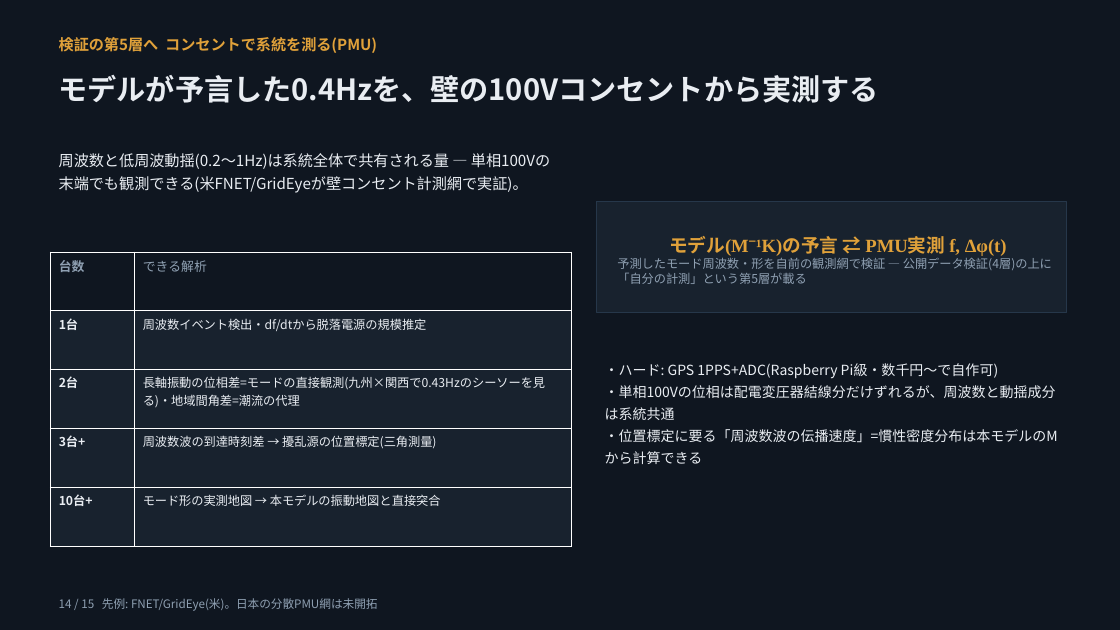
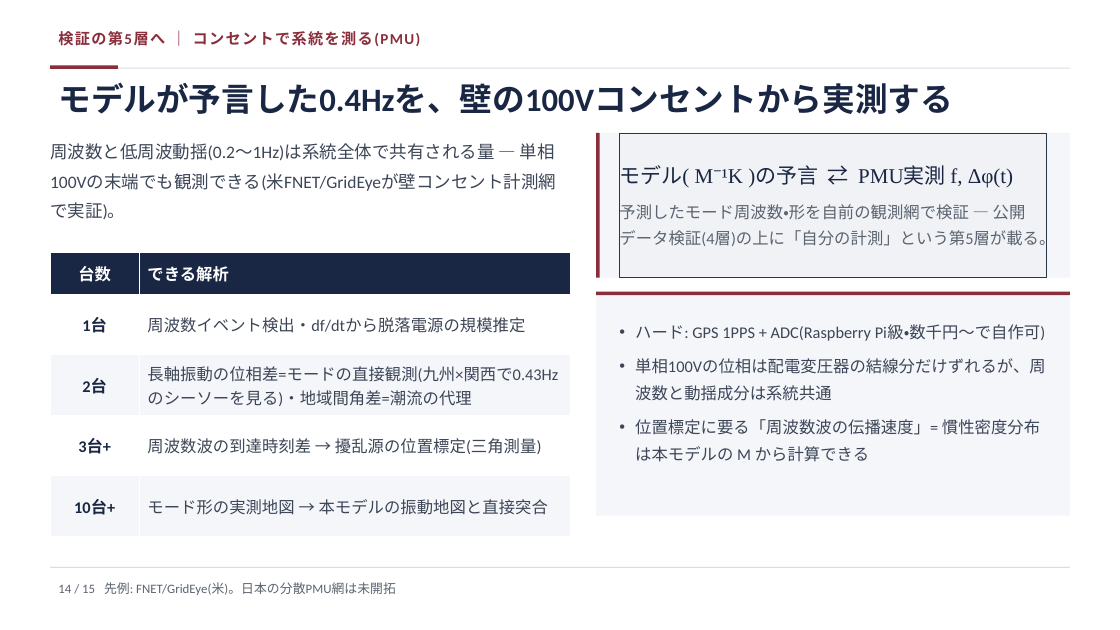
Before and after one commit to lutelute/All-Japan-Grid, a slide deck: slide 14 of docs/slides/AGJ_dynamics_2026-08-17_genspark.pptx. Drawn at 1120x630 pixels with LibreOffice and Linux fonts; fonts in the diff are those of the drawing. Boxes give left, top, right and bottom in pixels: in the first picture for what was removed or moved away, otherwise in the second. Text is boxed around its words. In the diff, an @@ line names an element or a change of style, - is before the commit and + after.

```diff
--- a/docs/slides/AGJ_dynamics_2026-08-17_genspark.pptx
+++ b/docs/slides/AGJ_dynamics_2026-08-17_genspark.pptx
@@ rectangle removed at <box>0,0,1120,630</box> @@
@@ text at <box>58,31,421,46</box>: text changed; font Noto Sans CJK JP to Calibri; text colour #E0A13A to #8A2E3B @@
-検証の第5層へ コンセントで系統を測る(PMU)
+検証の第5層へ ｜ コンセントで系統を測る(PMU)
@@ text "モデルが予言した0.4Hzを、壁の100Vコンセントから実測する": place and size @@
-text "モデルが予言した0.4Hzを、壁の100Vコンセントから実測する" at <box>59,75,879,103</box>
+text "モデルが予言した0.4Hzを、壁の100Vコンセントから実測する" at <box>58,82,952,114</box>
@@ text "モデルが予言した0.4Hzを、壁の100Vコンセントから実測する" at <box>58,82,952,114</box>: size 25 to 28 pt, font Noto Sans CJK JP to Calibri, text colour #E9EDF2 to #1A2744; line spacing 1.25 to 1 @@
@@ rectangle added at <box>50,68,1070,69</box>, fill #D8DEE7 @@
@@ rectangle added at <box>50,66,118,69</box>, fill #8A2E3B @@
@@ text "周波数と低周波動揺(0.2〜1Hz)は系統全体で共有される量 — 単相100Vの末端でも観測できる(米FNET/Grid ...": place and size @@
-text "周波数と低周波動揺(0.2〜1Hz)は系統全体で共有される量 — 単相100Vの末端でも観測できる(米FNET/Grid ..." at <box>59,153,550,193</box>
+text "周波数と低周波動揺(0.2〜1Hz)は系統全体で共有される量 — 単相100Vの末端でも観測できる(米FNET/Grid ..." at <box>50,143,556,219</box>
@@ text "周波数と低周波動揺(0.2〜1Hz)は系統全体で共有される量 — 単相100Vの末端でも観測できる(米FNET/Grid ..." at <box>50,143,556,219</box>: size 13 to 15 pt, font Noto Sans CJK JP to Calibri, text colour #E9EDF2 to #3D4657; line spacing 1.25 to 1.4 @@
@@ rectangle added at <box>597,133,1070,277</box>, fill #F4F6FA @@
@@ rectangle added at <box>597,133,600,277</box>, fill #8A2E3B @@
@@ rectangle "モデル( M⁻¹K )の予言 ⇄ PMU実測 ...": place and size @@
-rectangle "モデル( M⁻¹K )の予言 ⇄ PMU実測 ..." at <box>597,202,1067,313</box>
+rectangle "モデル( M⁻¹K )の予言 ⇄ PMU実測 ..." at <box>620,133,1047,277</box>
@@ rectangle "モデル( M⁻¹K )の予言 ⇄ PMU実測 ..." at <box>620,133,1047,277</box>: fill #18222E to #F0F2F5 @@
@@ text in rectangle at <box>619,162,1055,250</box>: text changed; size 10.5 to 14 pt; font Noto Sans CJK JP to Calibri; text colour #8FA0B2 to #5B6470 @@
-モデル(M⁻¹K)の予言 ⇄ PMU実測 f, Δφ(t)
-予測したモード周波数・形を自前の観測網で検証 — 公開データ検証(4層)の上に「自分の計測」という第5層が載る
+モデル( M⁻¹K )の予言 ⇄ PMU実測 f, Δφ(t)
+予測したモード周波数・形を自前の観測網で検証 — 公開データ検証(4層)の上に「自分の計測」という第5層が載る。
@@ table at <box>50,252,571,537</box> @@
@@ fill #0F1620 to #1A2744 in row 1 @@
@@ fill #18222E to #FFFFFF in 4 cells @@
@@ fill #18222E to #F4F6FA in 4 cells @@
@@ size 11 to 14 pt, text colour #8FA0B2 to #FFFFFF in "台数", "できる解析" @@
@@ font Noto Sans CJK JP to Calibri, size 10.5 to 14 pt @@
@@ bold on in "できる解析" @@
@@ text colour #E9EDF2 to #1A2744 in "1台", "2台", "3台+", "10台+" @@
@@ text colour #E9EDF2 to #3D4657 in "周波数イベント検出・df/dtから脱落電源の規模推定", "長軸振動の位相差=モードの直接観測(九州×関西で0.43Hzのシーソーを見る)・地域間角差=潮流の代理", "周波数波の到達時刻差 → 擾乱源の位置標定(三角測量)", "モード形の実測地図 → 本モデルの振動地図と直接突合" @@
@@ alignment left to centre @@
@@ rectangle added at <box>597,292,1070,516</box>, fill #F4F6FA @@
@@ rectangle added at <box>597,292,1070,295</box>, fill #8A2E3B @@
@@ text at <box>635,325,1046,462</box>: text changed; size 12 to 14 pt; font Noto Sans CJK JP to Calibri; text colour #E9EDF2 to #3D4657 @@
-・ハード: GPS 1PPS+ADC(Raspberry Pi級・数千円〜で自作可)
-・単相100Vの位相は配電変圧器結線分だけずれるが、周波数と動揺成分は系統共通
-・位置標定に要る「周波数波の伝播速度」=慣性密度分布は本モデルのMから計算できる
+• ハード: GPS 1PPS + ADC(Raspberry Pi級・数千円〜で自作可)
+• 単相100Vの位相は配電変圧器の結線分だけずれるが、周波数と動揺成分は系統共通
+• 位置標定に要る「周波数波の伝播速度」= 慣性密度分布は本モデルの M から計算できる
@@ rectangle added at <box>50,567,1070,568</box>, fill #D8DEE7 @@
@@ text "14 / 15 先例: FNET/GridEye(米)。日本の分散PMU網は未開拓": place and size @@
-text "14 / 15 先例: FNET/GridEye(米)。日本の分散PMU網は未開拓" at <box>59,598,377,611</box>
+text "14 / 15 先例: FNET/GridEye(米)。日本の分散PMU網は未開拓" at <box>58,582,396,595</box>
@@ text "14 / 15 先例: FNET/GridEye(米)。日本の分散PMU網は未開拓" at <box>58,582,396,595</box>: size 10 to 11 pt, font Noto Sans CJK JP to Calibri, text colour #8FA0B2 to #5B6470; line spacing 1.25 to 1 @@
```
Also in this commit, not shown: 14 other slides changed.
